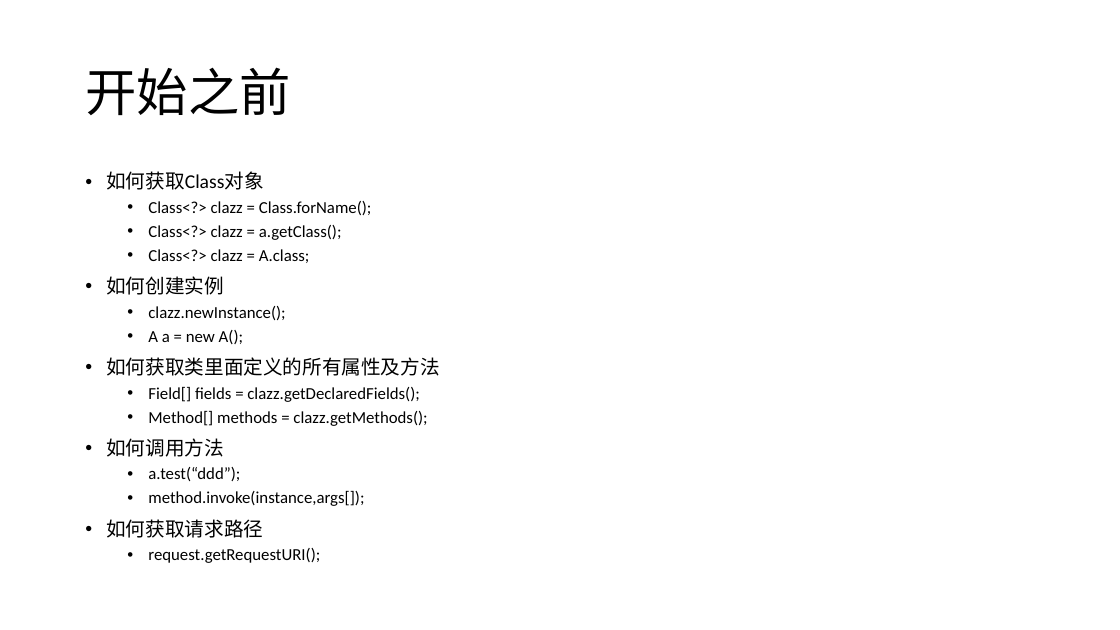
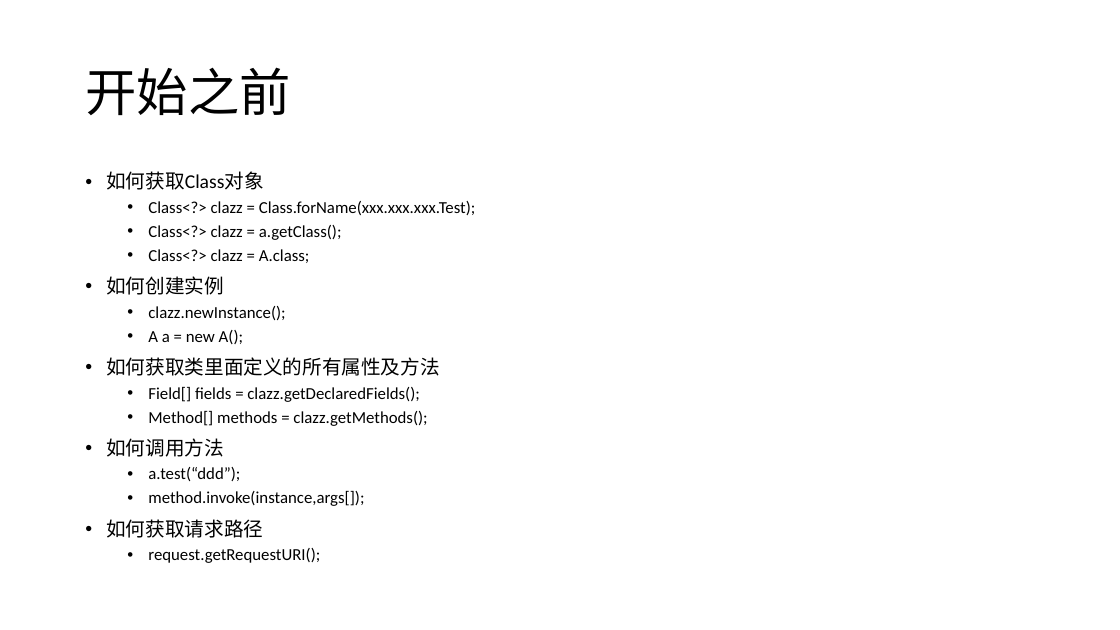
Before and after one commit to edwardcoo/edc-spring-parent, a slide deck: slide 2 of doc/SpringMVC简化版.pptx. Drawn at 1120x630 pixels with LibreOffice and Linux fonts; fonts in the diff are those of the drawing. Boxes give left, top, right and bottom in pixels: in the first picture for what was removed or moved away, otherwise in the second. Text is boxed around its words. In the diff, an @@ line names an element or a change of style, - is before the commit and + after.

```diff
--- a/doc/SpringMVC简化版.pptx
+++ b/doc/SpringMVC简化版.pptx
@@ text at [148,201,476,215]: text changed @@
-  • Class<?> clazz = Class.forName();
+  • Class<?> clazz = Class.forName(xxx.xxx.xxx.Test);
```
Also in this commit, not shown: 7 other files.
